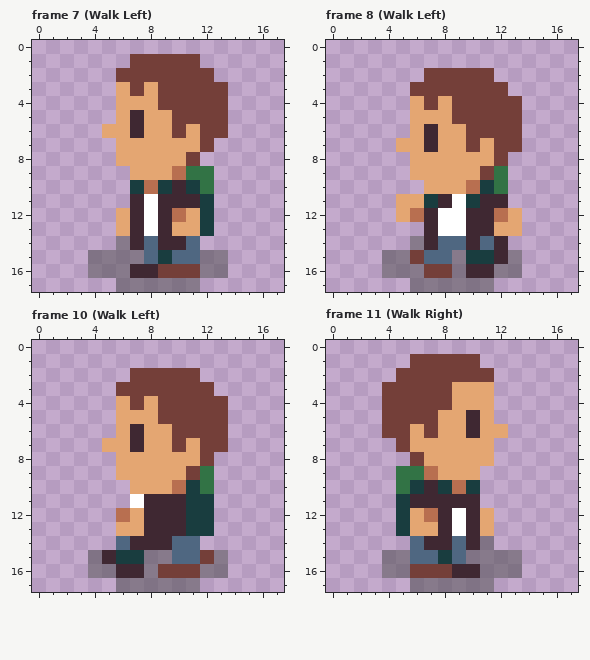
Two versions of one pixel-art file, world/player/player.aseprite. Above is the file before it was changed.
18x18 pixels, 22 frames. Shown: frame 7 (Walk Left), frame 8 (Walk Left), frame 10 (Walk Left), frame 11 (Walk Right). The commit also changed other frames, which this record leaves out.
Once edited:
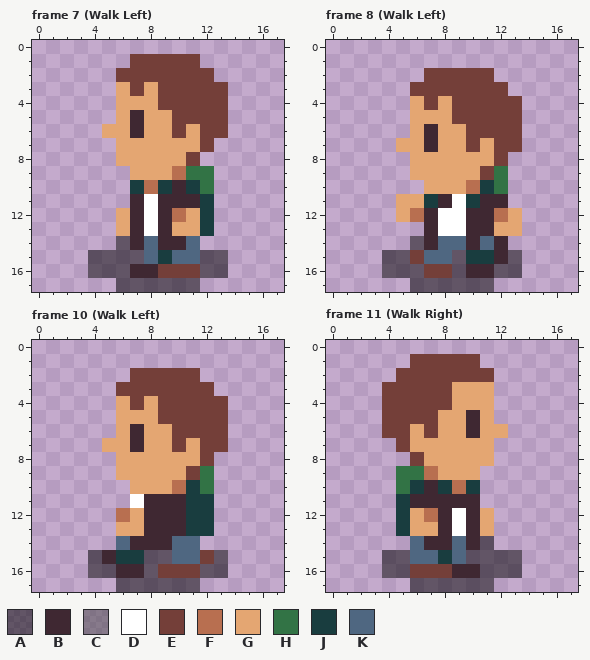
Palette (. is transparent): A #00000080  B #3f2832  C #4b4b4b80  D #ffffff  E #743f39  F #b86f50  G #e4a672  H #327345  J #193d3f  K #4f6781
The exact change:
Frame 7 (Walk Left), layer "Shadow":
The author changed colour C to colour A in row 14 at x 6; in row 15 at x 4 to 7 and 12 to 13; in row 16 at x 4 to 6 and 12 to 13; in row 17 at x 6 to 11.
Frame 8 (Walk Left), layer "Shadow":
The author changed colour C to colour A in row 14 at x 6; in row 15 at x 4 to 5, 9 and 13; in row 16 at x 4 to 6, 9 and 12 to 13; in row 17 at x 6 to 11.
Frame 10 (Walk Left), layer "Shadow":
The author changed colour C to colour A in row 15 at x 4, 8 to 9 and 13; in row 16 at x 4 to 5, 8 and 12 to 13; in row 17 at x 6 to 11.
Frame 11 (Walk Right), layer "Shadow":
The author changed colour C to colour A in row 14 at x 11; in row 15 at x 4 to 5 and 10 to 13; in row 16 at x 4 to 5 and 11 to 13; in row 17 at x 6 to 11.
Changed places in both pictures, as pixel boxes (x1, y1, x2, y2):
changed: (88, 236, 228, 292)
changed: (382, 236, 522, 292)
changed: (88, 550, 228, 592)
changed: (382, 536, 522, 592)
